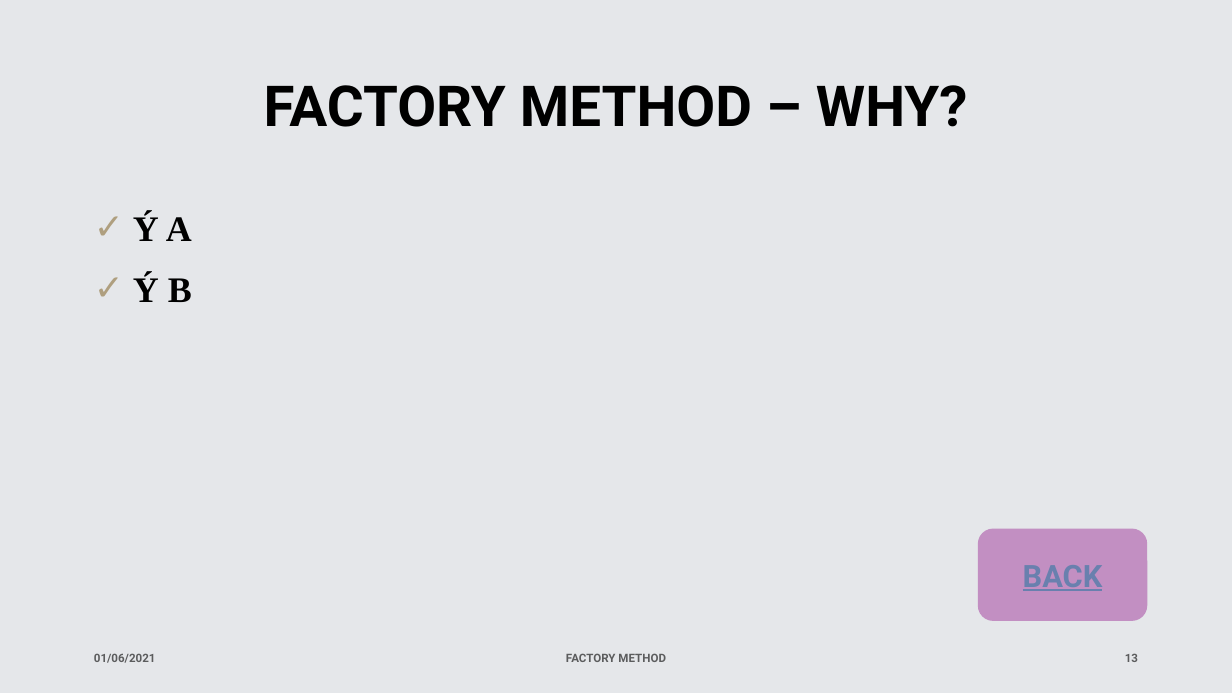
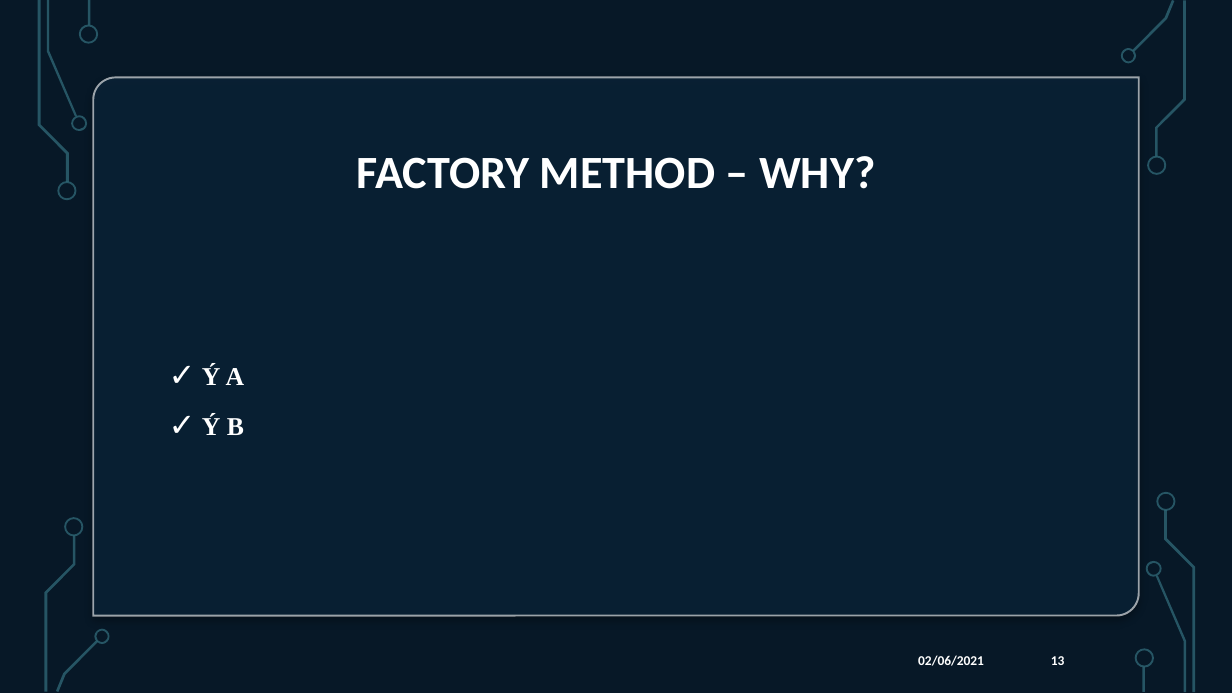
Before and after one commit to KhanhThinh/projects, a slide deck: slide 13 of docs/OOPForLife.pptx. Drawn at 1232x693 pixels with LibreOffice and Linux fonts; fonts in the diff are those of the drawing; background and template pictures are left out. Boxes give left, top, right and bottom in pixels: in the first picture for what was removed or moved away, otherwise in the second. Text is boxed around its words. In the diff, an @@ line names an element or a change of style, - is before the commit and + after.

```diff
--- a/docs/OOPForLife.pptx
+++ b/docs/OOPForLife.pptx
@@ rectangle removed at bbox=[0, 0, 1232, 693] @@
@@ rectangle added at bbox=[0, 0, 1232, 693], fill #000000 @@
@@ rectangle added at bbox=[0, 0, 1232, 693], fill #092338 at 70% opacity @@
@@ group added at bbox=[38, 0, 98, 201]: 5 freeform shapes, 1 rectangle @@
@@ group added at bbox=[1120, 0, 1186, 175]: 4 freeform shapes @@
@@ round diag rect added at bbox=[93, 78, 1139, 616], fill #092338 at 80% opacity, outline #FFFFFF 1.5 pt @@
@@ title "FACTORY METHOD – WHY?": place and size @@
-title "FACTORY METHOD – WHY?" at bbox=[264, 85, 968, 127]
+title "FACTORY METHOD – WHY?" at bbox=[357, 156, 876, 189]
@@ title "FACTORY METHOD – WHY?" at bbox=[357, 156, 876, 189]: size 44 to 36 pt, font Roboto to Calibri, text colour #000000 to #FFFFFF; line spacing 1 to 0.9 @@
@@ text "Ý A": place and size @@
-text "Ý A" at bbox=[133, 214, 192, 302]
+text "Ý A" at bbox=[202, 365, 245, 435]
@@ text "Ý A" at bbox=[202, 365, 245, 435]: size 28 to 20 pt, text colour #000000 to #FFFFFF; line spacing 1.1 to 1.2; vertical alignment top to middle @@
@@ group added at bbox=[44, 518, 110, 692]: 4 freeform shapes @@
@@ rounded rectangle removed at bbox=[978, 529, 1147, 621] @@
-BACK
@@ text removed at bbox=[566, 653, 666, 662] @@
-FACTORY METHOD
@@ text at bbox=[918, 655, 984, 666]: text changed; size 9 to 10.5 pt; font Roboto to Calibri; text colour #000000 at 60% opacity to #FFFFFF @@
-01/06/2021
+02/06/2021
@@ page number: place and size @@
-page number at bbox=[1125, 653, 1138, 662]
+page number at bbox=[1051, 656, 1065, 665]
@@ page number at bbox=[1051, 656, 1065, 665]: size 9 to 10.5 pt, font Roboto to Calibri, text colour #000000 at 60% opacity to #FFFFFF; more space between paragraphs @@
@@ group added at bbox=[1135, 492, 1196, 692]: 5 freeform shapes, 1 rectangle @@
@@ group added at bbox=[0, 0, 1214, 693]: 14 freeform shapes, 3 rectangles @@
```
Also in this commit, not shown: 14 other slides changed, 5 slides added, 4 slides removed, 2 other files.
